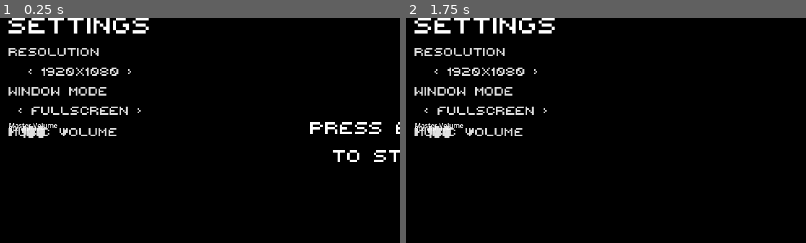
Above: before the commit, frames 1-2 (left to right).
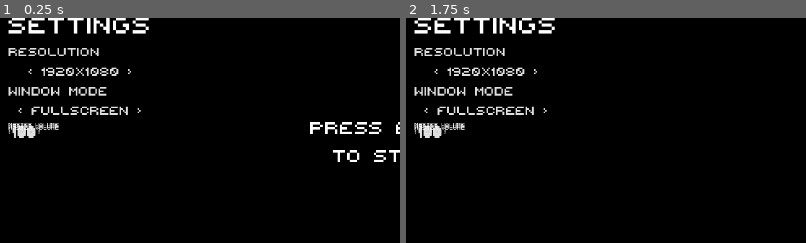
Above: after the commit, the same moments.

Repository: GoldenAppler-eng/Psyches-Dungeon
Game: Godot game, scene res://scenes/world.tscn
Two runs of this game, one before a commit and one after it. Both use one fixed random seed, a clock stepped at 60 frames per second and the inputs below. Sound files missing from this copy of the repository are replaced by a short silence.
Inputs (mouse positions are % of the whole screen's width and height, from its top left):
- Up to frame 1 (0.25 s): no input
- Up to frame 2 (1.75 s): click (6, 28) at 0.5 s, where only the run before the commit has a clickable "< 100 >"; click (4, 28) at 1.25 s, where only the run after the commit has a clickable "100"
The pictures show only the part of the screen within x 1-51%, y 3-53%; the shares and areas given below are measured in that part.

The runs differ from the first frame. In frame 1, 0.8% of the frame differs, in the area x 2-30%, y 46-54%; in frame 2, 0.8%.
Error before the commit: Invalid access to property or key 'pressed' on a base object of type 'null instance'. (res://scripts/menu/volume_controller.gd:12)

Commit message:
Moved code from settings_ui.gd to volume_controller.gd

Diff:
--- a/prefabs/UI/switch_button.tscn
+++ b/prefabs/UI/switch_button.tscn
@@ -4,7 +4,11 @@
 
 [node name="SwitchButton" type="Control"]
 layout_mode = 3
-anchors_preset = 0
+anchors_preset = 15
+anchor_right = 1.0
+anchor_bottom = 1.0
+grow_horizontal = 2
+grow_vertical = 2
 script = ExtResource("1_hi3ma")
 
 [node name="HBoxContainer" type="HBoxContainer" parent="."]
--- /dev/null
+++ b/prefabs/UI/volume_controller.tscn
@@ -0,0 +1,29 @@
+[gd_scene load_steps=4 format=3 uid="uid://cgac5b20dglax"]
+
+[ext_resource type="Theme" uid="uid://cu6yoqe0up8hr" path="res://resources/themes/button_theme.tres" id="1_kb14h"]
+[ext_resource type="Script" uid="uid://blbowv0edisq8" path="res://scripts/menu/volume_controller.gd" id="2_fpae5"]
+[ext_resource type="PackedScene" uid="uid://dd1tbvndv8i1u" path="res://prefabs/UI/switch_button.tscn" id="3_fpae5"]
+
+[node name="volume_controller" type="Control"]
+layout_mode = 3
+anchors_preset = 15
+anchor_right = 1.0
+anchor_bottom = 1.0
+grow_horizontal = 2
+grow_vertical = 2
+theme = ExtResource("1_kb14h")
+script = ExtResource("2_fpae5")
+bus_name = "Master"
+
+[node name="volume_label" type="Label" parent="."]
+layout_mode = 2
+offset_right = 301.0
+offset_bottom = 43.0
+focus_neighbor_top = NodePath("../../window_mode_button")
+focus_neighbor_bottom = NodePath("../../music_volume_controller/volume_button")
+theme = ExtResource("1_kb14h")
+text = "Master Volume"
+
+[node name="control_button" parent="." instance=ExtResource("3_fpae5")]
+layout_mode = 1
+button_text = "100"
--- a/resources/themes/button_theme.tres
+++ b/resources/themes/button_theme.tres
@@ -20,3 +20,4 @@
 Button/styles/hover = SubResource("StyleBoxEmpty_2518f")
 Button/styles/normal = SubResource("StyleBoxEmpty_x6ruu")
 Button/styles/pressed = SubResource("StyleBoxEmpty_mxw42")
+Label/fonts/font = ExtResource("1_mhv1k")
--- a/scenes/world.tscn
+++ b/scenes/world.tscn
@@ -20,7 +20,7 @@
 [ext_resource type="Script" uid="uid://mj5oakp8hbqa" path="res://scripts/menu/ui.gd" id="16_qx2d6"]
 [ext_resource type="Theme" uid="uid://cu6yoqe0up8hr" path="res://resources/themes/button_theme.tres" id="17_whvfw"]
 [ext_resource type="Script" uid="uid://rwgfl7qpmu0k" path="res://scripts/menu/game_over_menu.gd" id="18_kpybi"]
-[ext_resource type="Script" uid="uid://blbowv0edisq8" path="res://scripts/menu/volume_controller.gd" id="19_ctatt"]
+[ext_resource type="PackedScene" uid="uid://cgac5b20dglax" path="res://prefabs/UI/volume_controller.tscn" id="19_ctatt"]
 [ext_resource type="Script" uid="uid://6hk3s82gadwb" path="res://scripts/menu/start_menu.gd" id="19_wdwqs"]
 [ext_resource type="Script" uid="uid://dmmv07s2ooob" path="res://scripts/menu/game_win_menu.gd" id="20_ctatt"]
 [ext_resource type="Script" uid="uid://br8y0r61tc0p3" path="res://scripts/menu/idle_menu.gd" id="21_7iits"]
@@ -163,7 +163,6 @@
 [node name="resolution_button" type="Button" parent="GUI/UI/settings_ui/MarginContainer/container"]
 unique_name_in_owner = true
 layout_mode = 2
-focus_neighbor_top = NodePath("../sfx_volume_controller/volume_button")
 focus_neighbor_bottom = NodePath("../window_mode_button")
 theme = ExtResource("17_whvfw")
 button_mask = 0
@@ -196,79 +195,16 @@
 button_mask = 0
 text = "< WINDOWED  >"
 
-[node name="master_volume_controller" type="Control" parent="GUI/UI/settings_ui/MarginContainer/container" node_paths=PackedStringArray("control_button")]
-layout_mode = 2
-script = ExtResource("19_ctatt")
-control_button = NodePath("volume_selector")
-bus_name = "Master"
-
-[node name="volume_label" type="Label" parent="GUI/UI/settings_ui/MarginContainer/container/master_volume_controller"]
-layout_mode = 2
-offset_right = 301.0
-offset_bottom = 43.0
-focus_neighbor_top = NodePath("../../window_mode_button")
-focus_neighbor_bottom = NodePath("../../music_volume_controller/volume_button")
-theme = ExtResource("17_whvfw")
-text = "Master Volume"
-
-[node name="volume_selector" type="Button" parent="GUI/UI/settings_ui/MarginContainer/container/master_volume_controller"]
-layout_mode = 2
-offset_right = 141.0
-offset_bottom = 43.0
-focus_neighbor_top = NodePath("../volume_label")
-theme = ExtResource("17_whvfw")
-button_mask = 0
-text = "< 100  >"
-
-[node name="music_volume_controller" type="Control" parent="GUI/UI/settings_ui/MarginContainer/container" node_paths=PackedStringArray("control_button")]
-layout_mode = 2
-script = ExtResource("19_ctatt")
-control_button = NodePath("")
+[node name="master_volume_controller" parent="GUI/UI/settings_ui/MarginContainer/container" instance=ExtResource("19_ctatt")]
+layout_mode = 2
+
+[node name="music_volume_controller" parent="GUI/UI/settings_ui/MarginContainer/container" instance=ExtResource("19_ctatt")]
+layout_mode = 2
+bus_name = "Music"
+
+[node name="sfx_volume_controller" parent="GUI/UI/settings_ui/MarginContainer/container" instance=ExtResource("19_ctatt")]
+layout_mode = 2
 bus_name = "Sfx"
-
-[node name="volume_button" type="Button" parent="GUI/UI/settings_ui/MarginContainer/container/music_volume_controller"]
-layout_mode = 2
-offset_right = 262.0
-offset_bottom = 43.0
-focus_neighbor_top = NodePath("../../master_volume_controller/volume_label")
-focus_neighbor_bottom = NodePath("../../sfx_volume_controller/volume_button")
-theme = ExtResource("17_whvfw")
-button_mask = 0
-text = "MUSIC Volume"
-alignment = 0
-
-[node name="volume_selector" type="Button" parent="GUI/UI/settings_ui/MarginContainer/container/music_volume_controller"]
-layout_mode = 2
-offset_right = 141.0
-offset_bottom = 43.0
-focus_neighbor_top = NodePath("../volume_button")
-theme = ExtResource("17_whvfw")
-button_mask = 0
-text = "< 100  >"
-
-[node name="sfx_volume_controller" type="Control" parent="GUI/UI/settings_ui/MarginContainer/container" node_paths=PackedStringArray("control_button")]
-layout_mode = 2
-script = ExtResource("19_ctatt")
-control_button = NodePath("volume_selector")
-bus_name = "Sfx"
-
-[node name="volume_button" type="Label" parent="GUI/UI/settings_ui/MarginContainer/container/sfx_volume_controller"]
-layout_mode = 2
-offset_right = 230.0
-offset_bottom = 43.0
-focus_neighbor_top = NodePath("../../music_volume_controller/volume_button")
-focus_neighbor_bottom = NodePath("../../resolution_button")
-theme = ExtResource("17_whvfw")
-text = "Sfx Volume"
-
-[node name="volume_selector" type="Button" parent="GUI/UI/settings_ui/MarginContainer/container/sfx_volume_controller"]
-layout_mode = 2
-offset_right = 141.0
-offset_bottom = 43.0
-focus_neighbor_top = NodePath("../volume_button")
-theme = ExtResource("17_whvfw")
-button_mask = 0
-text = "< 100  >"
 
 [node name="pause_menu" type="Control" parent="GUI/UI" node_paths=PackedStringArray("idle_menu", "settings_ui")]
 visible = false
--- a/scripts/menu/settings_ui.gd
+++ b/scripts/menu/settings_ui.gd
@@ -47,10 +47,6 @@
 var window_mode_index : int = 0
 var resolution_mode_index : int = 0
 
-var master_volume_value : int = 100
-var music_volume_value : int = 100
-var sfx_volume_value : int = 100
-
 func _ready() -> void:
 	var str : String = RESOLUTION_INDEX[resolution_mode_index]
 	resolution_selector.text = _get_arrowed_text(str)
@@ -58,15 +54,7 @@
 	str = WINDOW_MODE_INDEX[window_mode_index]
 	window_mode_selector.text = _get_arrowed_text(str)
 
-	master_volume_value = 100 * db_to_linear(AudioServer.get_bus_volume_db(AudioServer.get_bus_index("Master")))
-	music_volume_value = 100 * db_to_linear(AudioServer.get_bus_volume_db(AudioServer.get_bus_index("Music")))
-	sfx_volume_value = 100 * db_to_linear(AudioServer.get_bus_volume_db(AudioServer.get_bus_index("Sfx")))
-
 func _process(delta : float) -> void:
-	master_volume_selector.text = _get_arrowed_text(str(master_volume_value))
-	music_volume_selector.text = _get_arrowed_text(str(music_volume_value))
-	sfx_volume_selector.text = _get_arrowed_text(str(sfx_volume_value))
-
 	if Input.is_action_just_pressed("option_left") or Input.is_action_just_pressed("option_right"):
 		ui_switch.emit()
 
@@ -106,50 +94,6 @@
 			var str : String = WINDOW_MODE_INDEX[window_mode_index]
 			window_mode_selector.text = _get_arrowed_text(str)
 
-	if Input.is_action_pressed("option_right"):
-		if master_volume_selector.has_focus():
-			master_volume_value += 1
-			master_volume_value %= 100
-
-			if master_volume_value < 0:
-				master_volume_value = 100
-
-		if music_volume_selector.has_focus():
-			music_volume_value += 1
-			music_volume_value %= 100
-
-			if music_volume_value < 0:
-				music_volume_value = 100
-
-		if sfx_volume_selector.has_focus():
-			sfx_volume_value += 1
-			sfx_volume_value %= 100
-
-			if sfx_volume_value < 0:
-				sfx_volume_value = 100
-
-	if Input.is_action_pressed("option_left"):
-		if master_volume_selector.has_focus():
-			master_volume_value -= 1
-			master_volume_value %= 100
-
-			if master_volume_value < 0:
-				master_volume_value = 100
-
-		if music_volume_selector.has_focus():
-			music_volume_value -= 1
-			music_volume_value %= 100
-
-			if music_volume_value < 0:
-				music_volume_value = 100
-
-		if sfx_volume_selector.has_focus():
-			sfx_volume_value -= 1
-			sfx_volume_value %= 100
-
-			if sfx_volume_value < 0:
-				sfx_volume_value = 100
-
 func custom_grab_focus() -> void:
 	resolution_button.grab_focus()
 
@@ -182,48 +126,3 @@
 		2 :
 			DisplayServer.window_set_mode(DisplayServer.WINDOW_MODE_WINDOWED)
 			DisplayServer.window_set_flag(DisplayServer.WINDOW_FLAG_BORDERLESS, true)
-
-func _on_master_volume_button_pressed() -> void:
-	master_volume_selector.grab_focus()
-
-func _on_master_volume_selector_pressed() -> void:
-	var index : int = AudioServer.get_bus_index("Master")
-	var value : float = master_volume_value / 100.0
-
-	AudioServer.set_bus_volume_db(index, linear_to_db(value))
-
-func _on_music_volume_button_pressed() -> void:
-	music_volume_selector.grab_focus()
-
-func _on_music_volume_selector_pressed() -> void:
-	var index : int = AudioServer.get_bus_index("Music")
-	var value : float = music_volume_value / 100.0
-
-	AudioServer.set_bus_volume_db(index, linear_to_db(value))
-
-func _on_sfx_volume_button_pressed() -> void:
-	sfx_volume_selector.grab_focus()
-
-func _on_sfx_volume_selector_pressed() -> void:
-	var index : int = AudioServer.get_bus_index("Sfx")
-	var value : float = sfx_volume_value / 100.0
-
-	AudioServer.set_bus_volume_db(index, linear_to_db(value))
-
-func _on_master_volume_selector_focus_exited() -> void:
-	var index : int = AudioServer.get_bus_index("Master")
-	var value : float = db_to_linear(AudioServer.get_bus_volume_db(index))
-
-	master_volume_value = value * 100
-
-func _on_music_volume_selector_focus_exited() -> void:
-	var index : int = AudioServer.get_bus_index("Music")
-	var value : float = db_to_linear(AudioServer.get_bus_volume_db(index))
-
-	music_volume_value = value * 100
-
-func _on_sfx_volume_selector_focus_exited() -> void:
-	var index : int = AudioServer.get_bus_index("Sfx")
-	var value : float = db_to_linear(AudioServer.get_bus_volume_db(index))
-
-	sfx_volume_value = value * 100
--- a/scripts/menu/switch_button.gd
+++ b/scripts/menu/switch_button.gd
@@ -14,6 +14,9 @@
 	_set_button_focus_neighbours()
 
 func _process(delta: float) -> void:
+	if not button.has_focus():
+		return
+
 	if Input.is_action_just_pressed("option_left"):
 		button_switched.emit(-1)
 	elif Input.is_action_just_pressed("option_right"):
--- a/scripts/menu/volume_controller.gd
+++ b/scripts/menu/volume_controller.gd
@@ -1,21 +1,35 @@
 extends Control
 
-@export var control_button : Button
+@onready var control_button: SwitchButton = $control_button
 
 @export_enum("Master", "Music", "Sfx") var bus_name : String
 
-var volume_value : int = 100
+const MAX_VOLUME_VALUE : int = 100
+var volume_value : int = MAX_VOLUME_VALUE
 
 func _ready() -> void:
 	focus_entered.connect(_on_focus_entered)
 
-	control_button.pressed.connect(_on_volume_control_button_pressed)
+	control_button.button_switched.connect(_on_volume_control_button_switched)
+
+	volume_value = 100 * db_to_linear(AudioServer.get_bus_volume_db(AudioServer.get_bus_index(bus_name)))
+	_update_volume_control_button_text()
 
 func _on_focus_entered() -> void:
 	control_button.grab_focus()
 
-func _on_volume_control_button_pressed() -> void:
+func _on_volume_control_button_switched(value : int) -> void:
+	volume_value += value
+	volume_value %= MAX_VOLUME_VALUE
+
+	if volume_value < 0:
+		volume_value = MAX_VOLUME_VALUE
+
 	var index : int = AudioServer.get_bus_index(bus_name)
-	var value : float = volume_value / 100.0
+	var percentage_volume_value : float = volume_value / 100.0
 
-	AudioServer.set_bus_volume_db(index, linear_to_db(value))
+	AudioServer.set_bus_volume_db(index, linear_to_db(percentage_volume_value))
+	_update_volume_control_button_text()
+
+func _update_volume_control_button_text() -> void:
+	control_button.set_button_text(str(volume_value))
